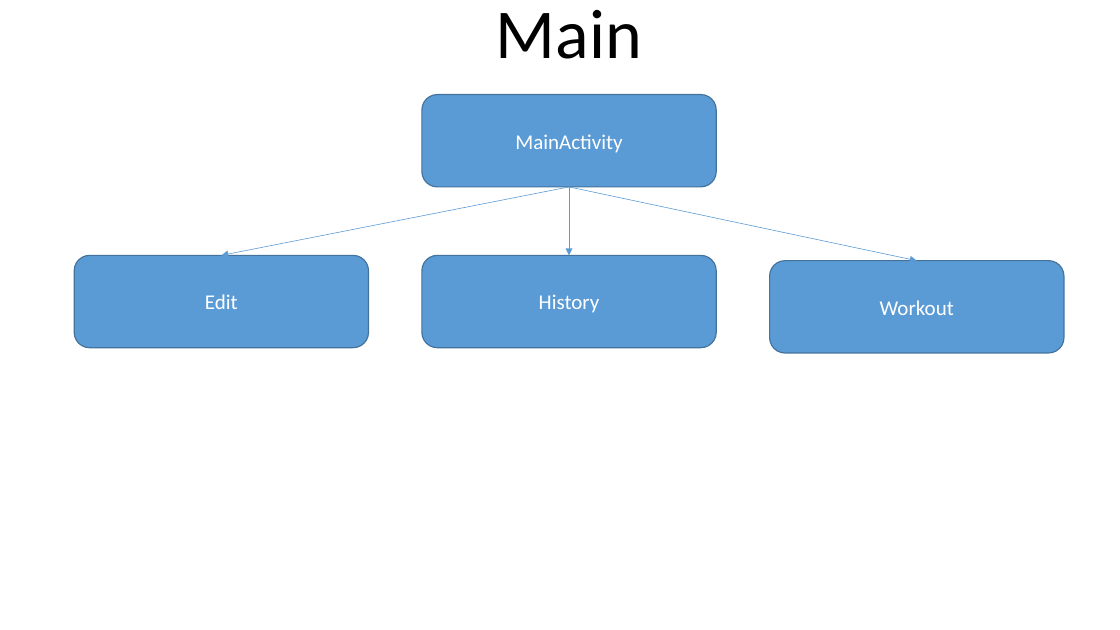
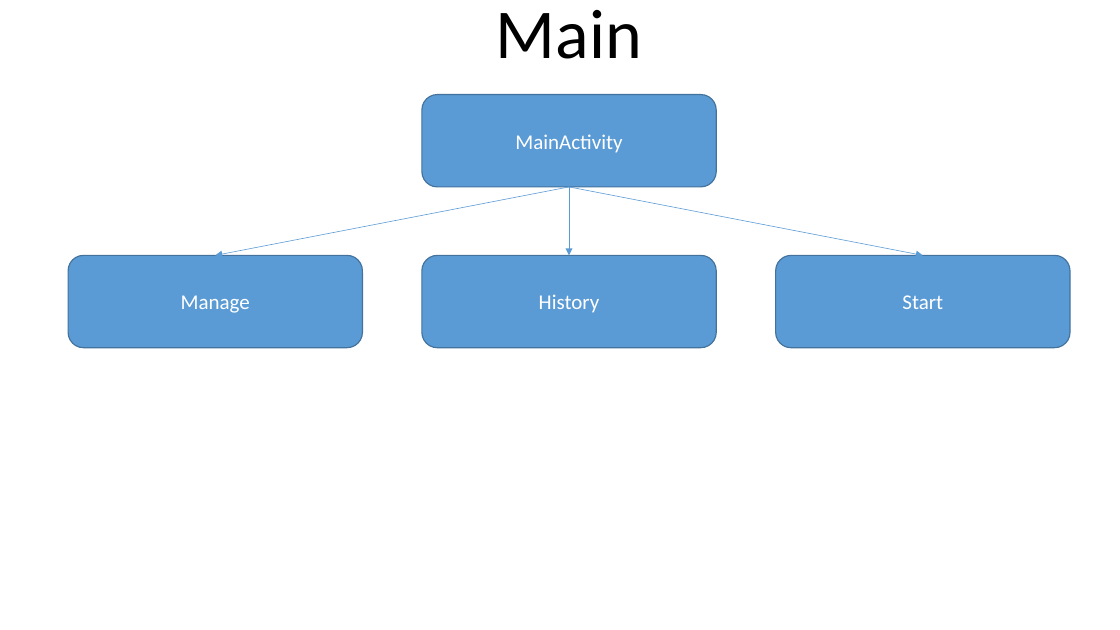
Before and after one commit to TamirMishali/TrainingManager, a slide deck: slide 5 of ClassArrangments.pptx. Drawn at 1120x630 pixels with LibreOffice and Linux fonts; fonts in the diff are those of the drawing. Boxes give left, top, right and bottom in pixels: in the first picture for what was removed or moved away, otherwise in the second. Text is boxed around its words. In the diff, an @@ line names an element or a change of style, - is before the commit and + after.

Commit message:
ExerciseAbstract  -RecycleView of all exerciseabstract related to a specific workout  -can delete an exercise without deleting an exerciseAbstract

```diff
--- a/ClassArrangments.pptx
+++ b/ClassArrangments.pptx
@@ arrow moved from (569, 187) - (222, 255) to (569, 187) - (215, 255) @@
@@ arrow moved from (569, 187) - (917, 260) to (569, 187) - (923, 255) @@
@@ rounded rectangle "Manage" moved from (x1=74, y1=255, x2=368, y2=348) to (x1=68, y1=255, x2=362, y2=348) @@
@@ rounded rectangle "Start" moved from (x1=770, y1=260, x2=1064, y2=353) to (x1=776, y1=255, x2=1070, y2=348) @@
@@ text in rounded rectangle at (x1=181, y1=295, x2=250, y2=313): text changed @@
-Edit
+Manage
@@ text in rounded rectangle at (x1=902, y1=295, x2=943, y2=309): text changed @@
-Workout
+Start
```
Also in this commit, not shown: 1 other slide changed, 2 slides added, 18 other files.
